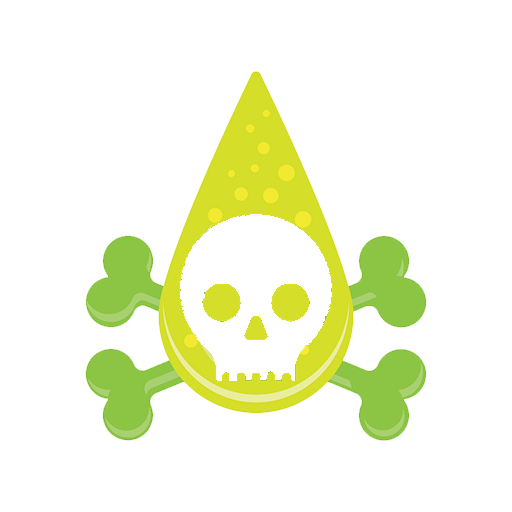
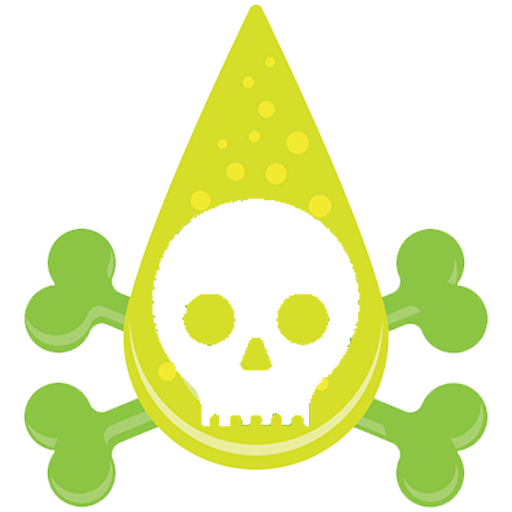
Layer changes from the first (512, 512) image to the second:
painted on "sign-drop-skull-poison-symbol-vector-9476661" (1st of 2) over [23, 4, 489, 508]
